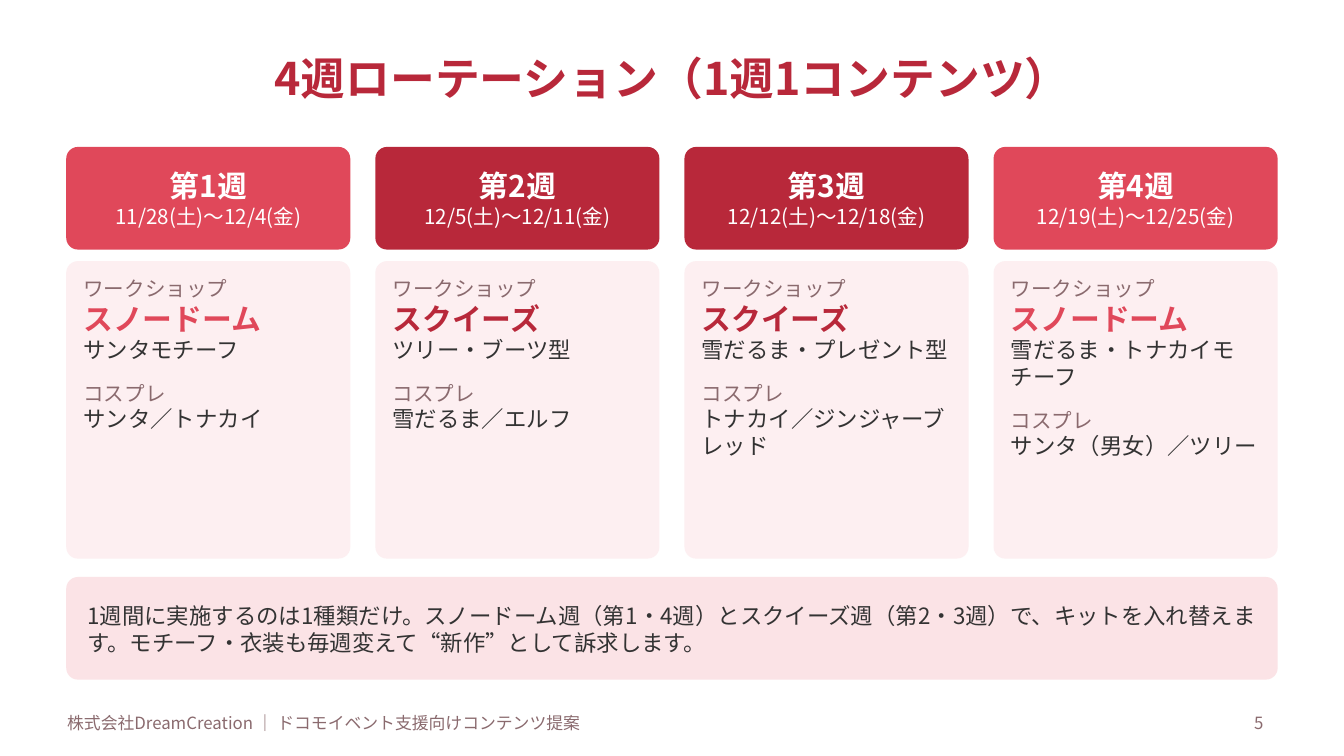
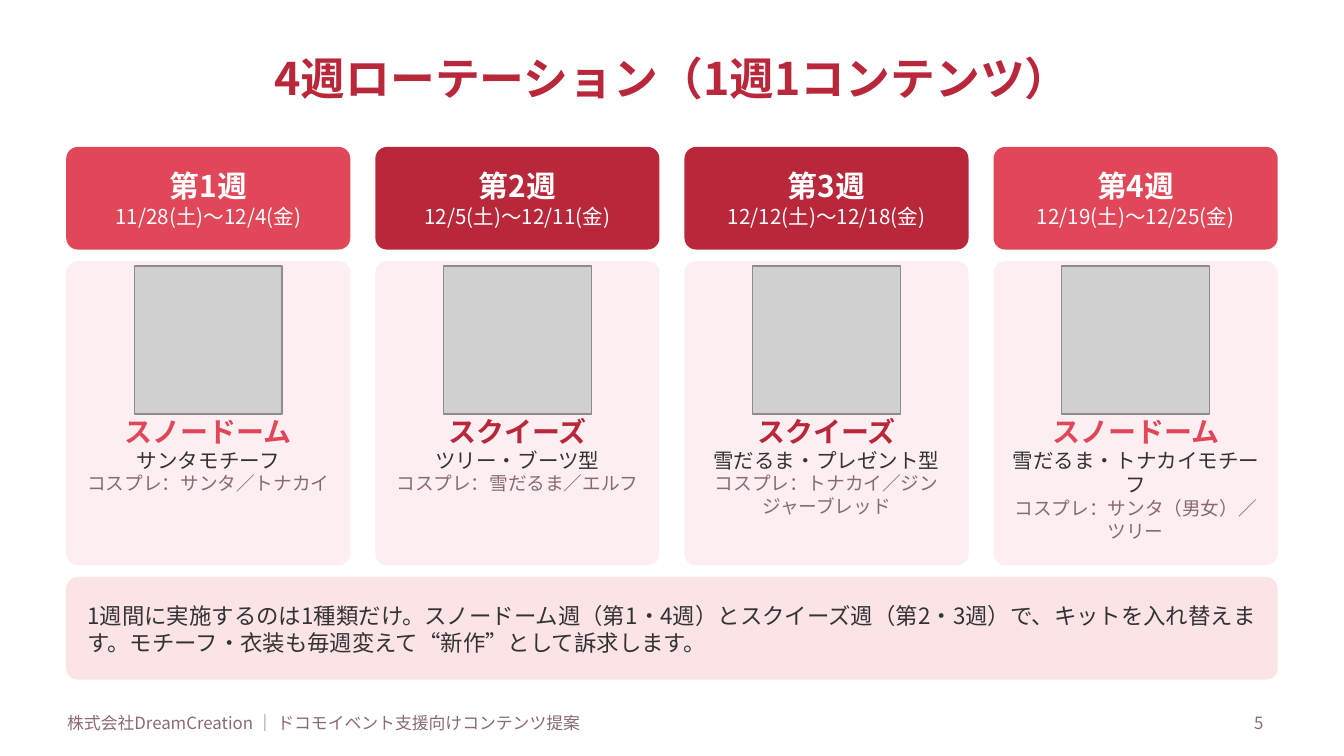
Before and after one commit to lunamax77/-next-vision, a slide deck: slide 5 of docs/proposals/2026-12_docomo_christmas-ws/企画書_NTTドコモ_クリスマスWS.pptx. Drawn at 1344x756 pixels with LibreOffice and Linux fonts; fonts in the diff are those of the drawing; grey boxes stand for pictures. Boxes give left, top, right and bottom in pixels: in the first picture for what was removed or moved away, otherwise in the second. Text is boxed around its words. In the diff, an @@ line names an element or a change of style, - is before the commit and + after.

```diff
--- a/docs/proposals/2026-12_docomo_christmas-ws/企画書_NTTドコモ_クリスマスWS.pptx
+++ b/docs/proposals/2026-12_docomo_christmas-ws/企画書_NTTドコモ_クリスマスWS.pptx
@@ rounded rectangle: place and size @@
-rounded rectangle at (67, 262, 349, 558)
+rounded rectangle at (67, 262, 349, 564)
@@ picture added at (134, 266, 282, 414) @@
@@ rounded rectangle: place and size @@
-rounded rectangle at (376, 262, 659, 558)
+rounded rectangle at (376, 262, 659, 564)
@@ picture added at (444, 266, 591, 414) @@
@@ rounded rectangle: place and size @@
-rounded rectangle at (685, 262, 968, 558)
+rounded rectangle at (685, 262, 968, 564)
@@ picture added at (753, 266, 900, 414) @@
@@ rounded rectangle: place and size @@
-rounded rectangle at (995, 262, 1277, 558)
+rounded rectangle at (995, 262, 1277, 564)
@@ picture added at (1062, 266, 1210, 414) @@
@@ text at (83, 279, 227, 298): paragraph removed @@
-ワークショップ
@@ text at (393, 279, 537, 298): paragraph removed @@
-ワークショップ
@@ text at (702, 279, 846, 298): paragraph removed @@
-ワークショップ
@@ text at (1011, 279, 1155, 298): paragraph removed @@
-ワークショップ
@@ text "スノードーム": place and size @@
-text "スノードーム" at (83, 279, 262, 429)
+text "スノードーム" at (87, 414, 329, 491)
@@ text at (125, 414, 292, 469): size 16 to 15 pt in "スノードーム"; size 12 to 11 pt in "サンタモチーフ"; alignment left to centre @@
@@ text "スクイーズ": place and size @@
-text "スクイーズ" at (393, 279, 572, 429)
+text "スクイーズ" at (397, 414, 639, 492)
@@ text at (435, 414, 599, 469): size 16 to 15 pt in "スクイーズ"; size 12 to 11 pt in "ツリー・ブーツ型"; alignment left to centre @@
@@ text "スクイーズ": place and size @@
-text "スクイーズ" at (702, 279, 948, 456)
+text "スクイーズ" at (713, 414, 939, 515)
@@ text at (713, 414, 939, 470): size 16 to 15 pt in "スクイーズ"; size 12 to 11 pt in "雪だるま・プレゼント型"; alignment left to centre @@
@@ text "スノードーム": place and size @@
-text "スノードーム" at (1011, 279, 1257, 456)
+text "スノードーム" at (1013, 414, 1260, 539)
@@ text at (1013, 414, 1260, 493): size 16 to 15 pt in "スノードーム"; size 12 to 11 pt in "雪だるま・トナカイモチーフ"; alignment left to centre @@
@@ text at (87, 474, 329, 491): text changed; size 12 to 10 pt; text colour #333333 to #8A6A6E @@
-コスプレ
-サンタ／トナカイ
+コスプレ：サンタ／トナカイ
@@ text at (397, 474, 639, 492): text changed; size 12 to 10 pt; text colour #333333 to #8A6A6E @@
-コスプレ
-雪だるま／エルフ
+コスプレ：雪だるま／エルフ
@@ text at (715, 474, 938, 515): text changed; size 12 to 10 pt; text colour #333333 to #8A6A6E @@
-コスプレ
-トナカイ／ジンジャーブレッド
+コスプレ：トナカイ／ジンジャーブレッド
@@ text at (1015, 499, 1257, 539): text changed; size 12 to 10 pt; text colour #333333 to #8A6A6E @@
-コスプレ
-サンタ（男女）／ツリー
+コスプレ：サンタ（男女）／ツリー
```
Also in this commit, not shown: 5 other slides changed, 16 other files.
